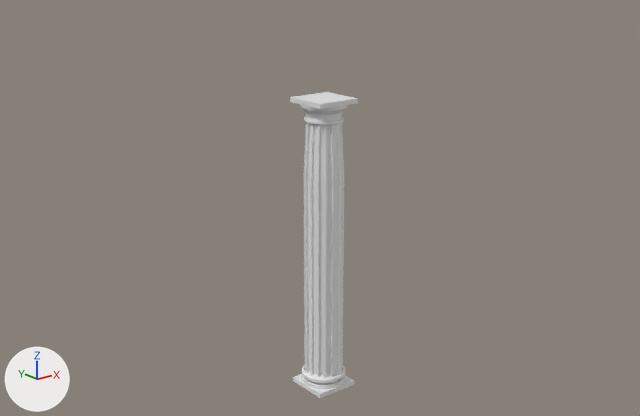
Before and after pictures for a commit that changed the FBX model Assets/Graphics/Boss_Vitruvian/Greek_pillar.fbx.
Both versions are drawn from a camera (50 mm lens) standing at (-6.42, -7.96, 5.52) and looking at (2.72, 3.47, 0.94). The lights are fixed; the arrows at lower left show +X, +Y and +Z.
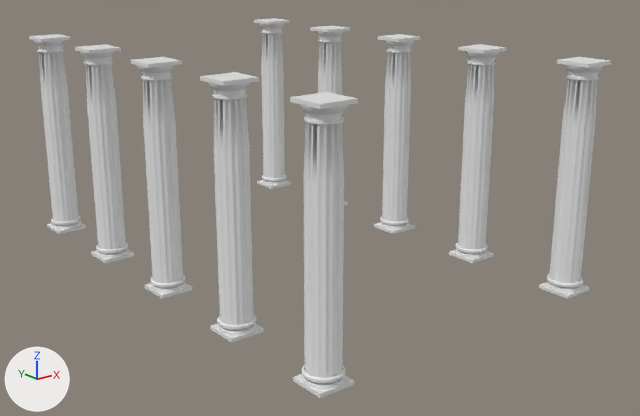
Boxes (x1, y1, x2, y2) around the edits, measured in the pictures (640 x 416 px):
'Cube', reshaped (745% wider, 24% taller): before (290, 92, 358, 398); after (29, 18, 611, 398)
part 1 of me_cube_001, added: after (210, 323, 264, 342)
part 2 of me_cube_001, added: after (217, 314, 256, 335)
part 3 of me_cube_001, added: after (208, 81, 251, 100)
part 4 of me_cube_001, added: after (200, 72, 259, 86)
part 5 of me_cube_001, added: after (145, 283, 192, 299)
part 6 of me_cube_001, added: after (150, 275, 186, 292)
part 7 of me_cube_001, added: after (137, 64, 175, 81)
part 8 of me_cube_001, added: after (130, 57, 182, 68)
part 9 of me_cube_001, added: after (91, 250, 134, 263)
part 10 of me_cube_001, added: after (96, 242, 128, 258)
part 11 of me_cube_001, added: after (80, 51, 115, 66)
part 12 of me_cube_001, added: after (75, 44, 121, 54)
part 13 of me_cube_001, added: after (47, 223, 86, 234)
part 14 of me_cube_001, added: after (51, 215, 81, 229)
part 15 of me_cube_001, added: after (34, 40, 66, 53)
part 16 of me_cube_001, added: after (29, 34, 71, 42)
part 17 of me_cube_001, added: after (539, 282, 589, 299)
part 18 of me_cube_001, added: after (547, 274, 583, 292)
part 19 of me_cube_001, added: after (564, 64, 603, 81)
part 20 of me_cube_001, added: after (557, 57, 611, 68)
part 21 of me_cube_001, added: after (449, 250, 494, 263)
part 22 of me_cube_001, added: after (456, 243, 488, 258)
part 23 of me_cube_001, added: after (465, 51, 499, 66)
part 24 of me_cube_001, added: after (458, 44, 507, 54)

The change, as a diff of the scene's bpy script:
```diff
--- a/Assets/Graphics/Boss_Vitruvian/Greek_pillar.fbx.py
+++ b/Assets/Graphics/Boss_Vitruvian/Greek_pillar.fbx.py
@@ me_cube_001 @@
-me_cube_001.from_pydata(...)  # 816 vertices, 716 faces; spans x -0.29..0.29, y -0.29..0.29, z -0.03..3.66
+me_cube_001.from_pydata(...)  # 8160 vertices, 7160 faces; spans x -0.29..5.29, y -0.29..8.29, z -0.03..3.66
+# me_cube_001 part 1: a new loose piece, a box spanning x -0.28..0.28, y 1.72..2.28, z -0.028..0.028
+# me_cube_001 part 2: the loose piece of 320 vertices spanning x -0.28..0.28, y -0.28..0.28, z 0.02..0.18 is copied, and the copy is moved by (0.0, 2.0, 0.0); it spans x -0.28..0.28, y 1.72..2.28, z 0.02..0.18
+# me_cube_001 part 3: the loose piece of 288 vertices spanning x -0.29..0.29, y -0.29..0.29, z 3.39..3.62 is copied, and the copy is moved by (0.0, 2.0, 0.0); it spans x -0.29..0.29, y 1.71..2.29, z 3.39..3.62
+# me_cube_001 part 4: a new loose piece, a box spanning x -0.28..0.28, y 1.72..2.28, z 3.607..3.663
+# me_cube_001 part 5: a new loose piece, a box spanning x -0.28..0.28, y 3.72..4.28, z -0.028..0.028
+# me_cube_001 part 6: the loose piece of 320 vertices spanning x -0.28..0.28, y -0.28..0.28, z 0.02..0.18 is copied, and the copy is moved by (0.0, 4.0, 0.0); it spans x -0.28..0.28, y 3.72..4.28, z 0.02..0.18
+# me_cube_001 part 7: the loose piece of 288 vertices spanning x -0.29..0.29, y -0.29..0.29, z 3.39..3.62 is copied, and the copy is moved by (0.0, 4.0, 0.0); it spans x -0.29..0.29, y 3.71..4.29, z 3.39..3.62
+# me_cube_001 part 8: a new loose piece, a box spanning x -0.28..0.28, y 3.72..4.28, z 3.607..3.663
+# me_cube_001 part 9: a new loose piece, a box spanning x -0.28..0.28, y 5.72..6.28, z -0.028..0.028
+# me_cube_001 part 10: the loose piece of 320 vertices spanning x -0.28..0.28, y -0.28..0.28, z 0.02..0.18 is copied, and the copy is moved by (0.0, 6.0, 0.0); it spans x -0.28..0.28, y 5.72..6.28, z 0.02..0.18
+# me_cube_001 part 11: the loose piece of 288 vertices spanning x -0.29..0.29, y -0.29..0.29, z 3.39..3.62 is copied, and the copy is moved by (0.0, 6.0, 0.0); it spans x -0.29..0.29, y 5.71..6.29, z 3.39..3.62
+# me_cube_001 part 12: a new loose piece, a box spanning x -0.28..0.28, y 5.72..6.28, z 3.607..3.663
+# me_cube_001 part 13: a new loose piece, a box spanning x -0.28..0.28, y 7.72..8.28, z -0.028..0.028
+# me_cube_001 part 14: the loose piece of 320 vertices spanning x -0.28..0.28, y -0.28..0.28, z 0.02..0.18 is copied, and the copy is moved by (0.0, 8.0, 0.0); it spans x -0.28..0.28, y 7.72..8.28, z 0.02..0.18
+# me_cube_001 part 15: the loose piece of 288 vertices spanning x -0.29..0.29, y -0.29..0.29, z 3.39..3.62 is copied, and the copy is moved by (0.0, 8.0, 0.0); it spans x -0.29..0.29, y 7.71..8.29, z 3.39..3.62
+# me_cube_001 part 16: a new loose piece, a box spanning x -0.28..0.28, y 7.72..8.28, z 3.607..3.663
+# me_cube_001 part 17: a new loose piece, a box spanning x 4.72..5.28, y -0.28..0.28, z -0.028..0.028
+# me_cube_001 part 18: the loose piece of 320 vertices spanning x -0.28..0.28, y -0.28..0.28, z 0.02..0.18 is copied, and the copy is moved by (5.0, 0.0, 0.0); it spans x 4.72..5.28, y -0.28..0.28, z 0.02..0.18
+# me_cube_001 part 19: the loose piece of 288 vertices spanning x -0.29..0.29, y -0.29..0.29, z 3.39..3.62 is copied, and the copy is moved by (5.0, 0.0, 0.0); it spans x 4.71..5.29, y -0.29..0.29, z 3.39..3.62
+# me_cube_001 part 20: a new loose piece, a box spanning x 4.72..5.28, y -0.28..0.28, z 3.607..3.663
+# me_cube_001 part 21: a new loose piece, a box spanning x 4.72..5.28, y 1.72..2.28, z -0.028..0.028
+# me_cube_001 part 22: the loose piece of 320 vertices spanning x -0.28..0.28, y -0.28..0.28, z 0.02..0.18 is copied, and the copy is moved by (5.0, 2.0, 0.0); it spans x 4.72..5.28, y 1.72..2.28, z 0.02..0.18
+# me_cube_001 part 23: the loose piece of 288 vertices spanning x -0.29..0.29, y -0.29..0.29, z 3.39..3.62 is copied, and the copy is moved by (5.0, 2.0, 0.0); it spans x 4.71..5.29, y 1.71..2.29, z 3.39..3.62
+# me_cube_001 part 24: a new loose piece, a box spanning x 4.72..5.28, y 1.72..2.28, z 3.607..3.663
+# me_cube_001 part 25: a new loose piece, a box spanning x 4.72..5.28, y 3.72..4.28, z -0.028..0.028
+# me_cube_001 part 26: the loose piece of 320 vertices spanning x -0.28..0.28, y -0.28..0.28, z 0.02..0.18 is copied, and the copy is moved by (5.0, 4.0, 0.0); it spans x 4.72..5.28, y 3.72..4.28, z 0.02..0.18
+# me_cube_001 part 27: the loose piece of 288 vertices spanning x -0.29..0.29, y -0.29..0.29, z 3.39..3.62 is copied, and the copy is moved by (5.0, 4.0, 0.0); it spans x 4.71..5.29, y 3.71..4.29, z 3.39..3.62
+# me_cube_001 part 28: a new loose piece, a box spanning x 4.72..5.28, y 3.72..4.28, z 3.607..3.663
+# me_cube_001 part 29: 1880 vertices added at x 4.71..5.29, y -0.24..8.29, z -0.03..3.66
+# me_cube_001 part 30: 42 vertices removed from x -0.22..-0.05, y -0.21..0.21, z 0.2..3.41; 810 vertices added at x -0.24..0.24, y -0.22..8.24, z 0.17..3.41
```
